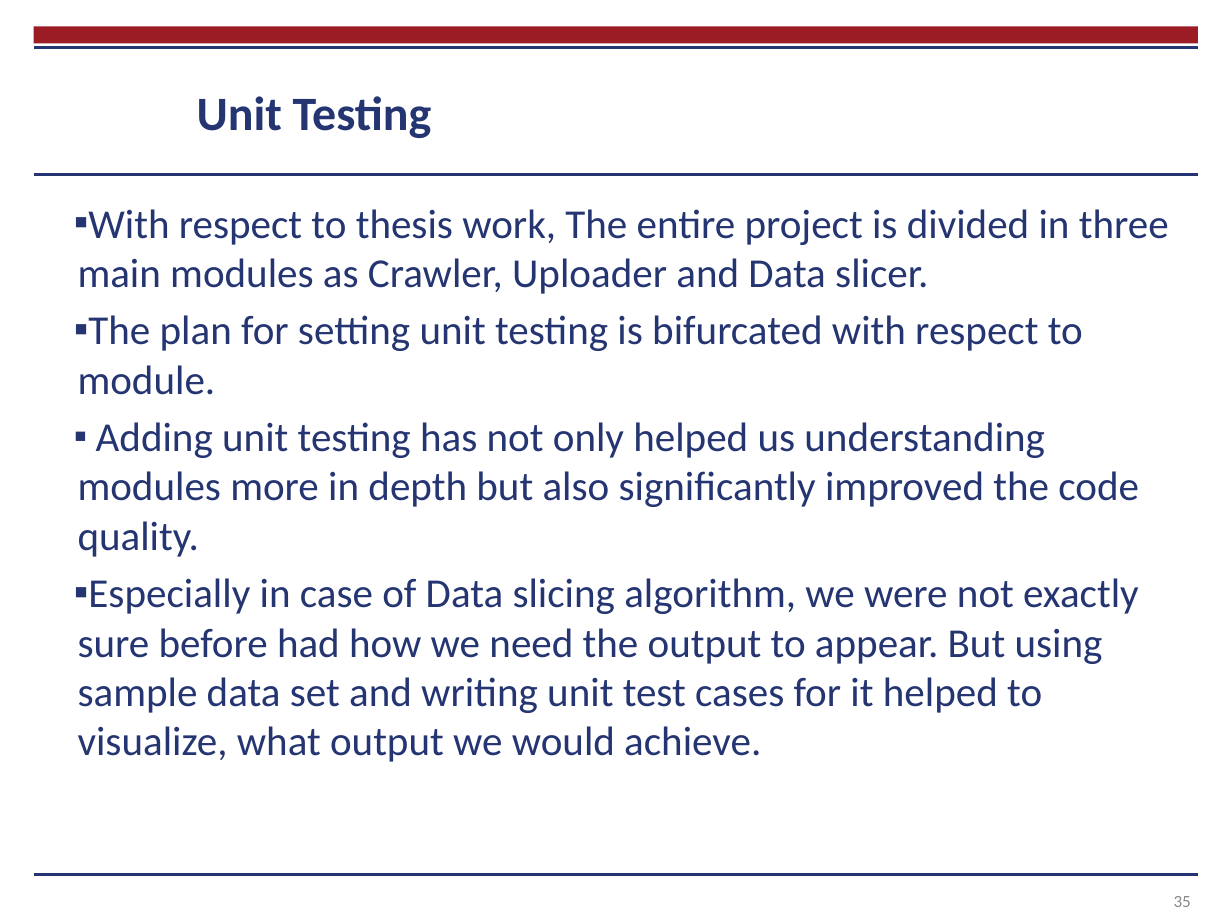
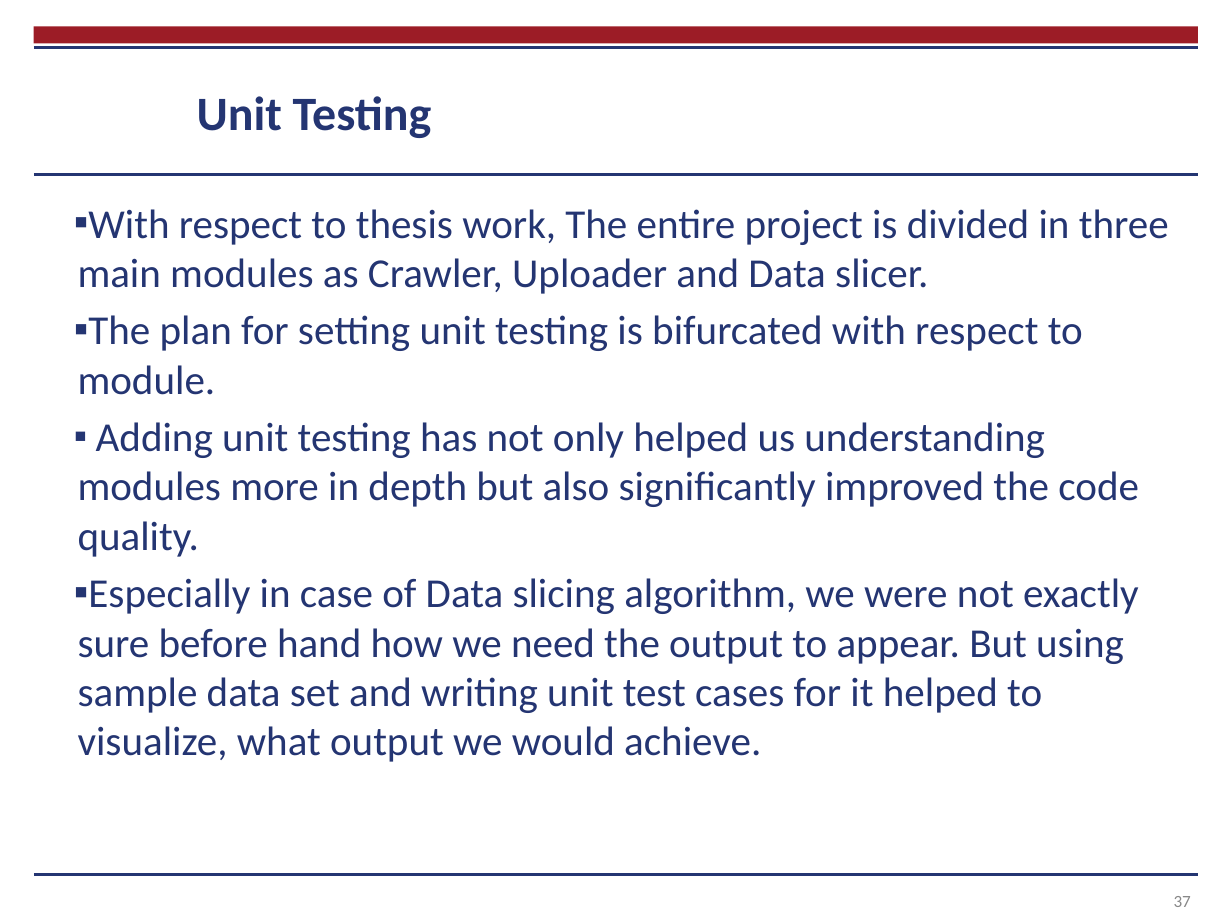
Before and after one commit to chikhalenakush/Report, a slide deck: slide 37 of Thesis presentation.pptx (slide 35 before the commit). Drawn at 1232x924 pixels with LibreOffice and Linux fonts; fonts in the diff are those of the drawing; background and template pictures are left out. Boxes give left, top, right and bottom in pixels: in the first picture for what was removed or moved away, otherwise in the second. Text is boxed around its words. In the diff, an @@ line names an element or a change of style, - is before the commit and + after.

Commit message:
adding last changed to ppt

```diff
--- a/Thesis presentation.pptx
+++ b/Thesis presentation.pptx
@@ text at box(78, 578, 1139, 762): text changed @@
-▪ Especially in case of Data slicing algorithm, we were not exactly sure before had how we need the output to appear. But using sample data set and writing unit test cases for it helped to visualize, what output we would achieve.
+▪ Especially in case of Data slicing algorithm, we were not exactly sure before hand how we need the output to appear. But using sample data set and writing unit test cases for it helped to visualize, what output we would achieve.
@@ page number at box(1174, 896, 1191, 907): text changed @@
-35
+37
```
Also in this commit, not shown: 12 other slides changed, 2 slides added, 1 other file.
